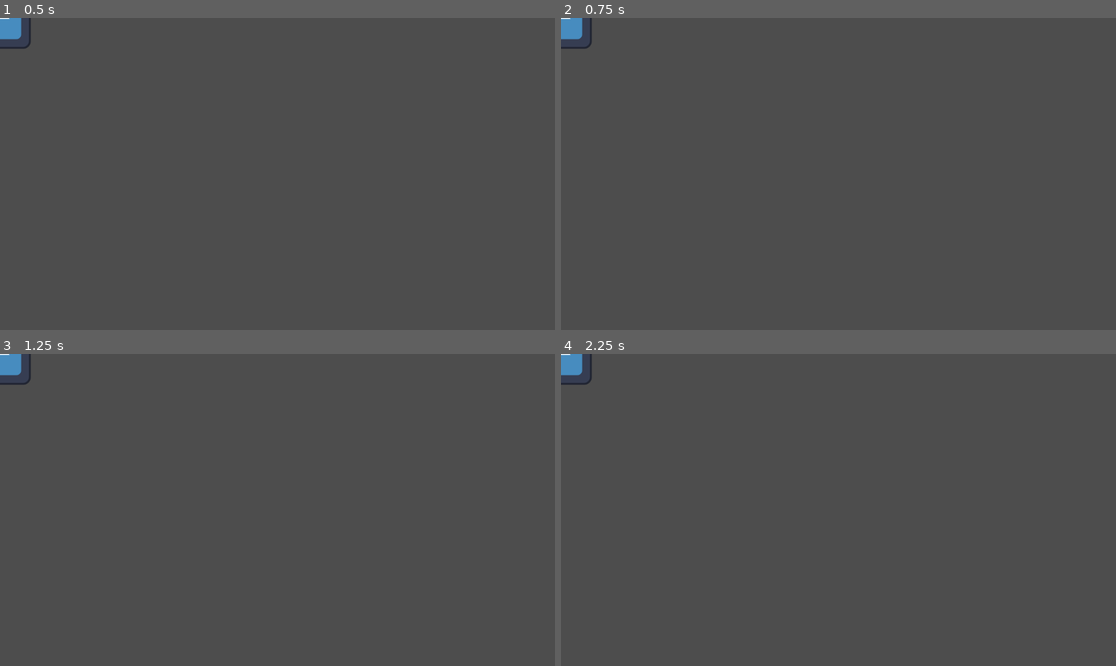
Above: before the commit, frames 1-4 (two rows, left to right).
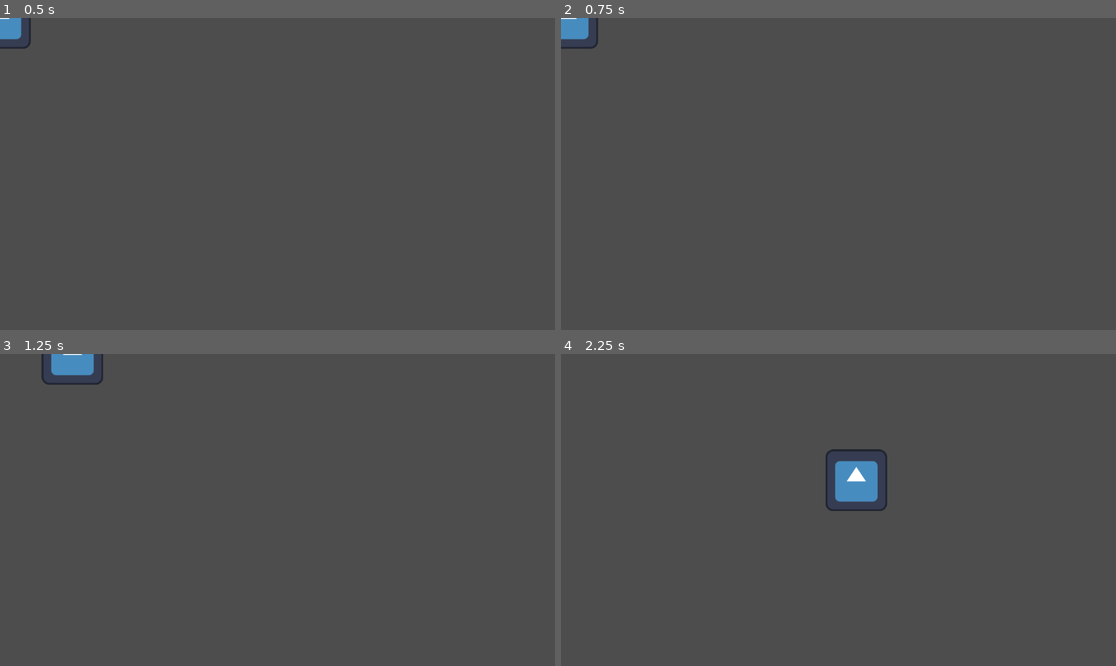
Above: after the commit, the same moments.

Repository: MauroEscalante-Hub/Symphony-of-the-Cryptids
Game: Godot game, scene res://Personaje.tscn
The game is run twice, just before and just after one commit, with the same random seed, the same clock (stepped at 60 frames per second) and the same inputs. Before the commit the project has no main scene; this scene is started directly in both runs. The engine's default icon, where the game draws it, is replaced by a stand-in: a white triangle on a blue panel in a dark square.
Inputs:
- Up to frame 1 (0.5 s): no input
- Up to frame 2 (0.75 s): tap Enter at 0.5 s; hold Right (ui_right) from 0.53 s (still down)
- Up to frame 3 (1.25 s): keep holding Right (ui_right)
- Up to frame 4 (2.25 s): release Right (ui_right) at 1.28 s; hold Down (ui_down) 1.28-2.03 s; hold Right (ui_right) from 2.03 s (still down)

Frame 1 is identical in both runs. In frame 2, 0.2% of the frame differs, in the area x 1-7%, y 0-10%; in frame 3, 1.0%; in frame 4, 1.7%, in the area x 0-59%, y 0-51%.

Commit message:
Primer movimiento del personaje
Se añadió un scripts y luego atreves de los inputs se mueve en horizontal y vertical

Diff:
--- /dev/null
+++ b/symphony-of-the-cryptids/Personaje.gd
@@ -0,0 +1,19 @@
+extends CharacterBody2D
+
+@export var speed: int = 10
+var direction = Vector2(0,0)
+
+func _physics_process(_delta):
+
+
+	if Input.is_action_pressed("ui_right"):
+		direction.x += 1
+	if Input.is_action_pressed("ui_left"):
+		direction.x -= 1
+	if Input.is_action_pressed("ui_down"):
+		direction.y += 1
+	if Input.is_action_pressed("ui_up"):
+		direction.y -= 1
+
+	velocity = direction * speed
+	move_and_slide()
--- a/symphony-of-the-cryptids/Personaje.tscn
+++ b/symphony-of-the-cryptids/Personaje.tscn
@@ -1,10 +1,12 @@
 [gd_scene format=3 uid="uid://cxy2tovds51bx"]
 
+[ext_resource type="Script" uid="uid://dnw1vne6vlr1s" path="res://Personaje.gd" id="1_48aib"]
 [ext_resource type="Texture2D" uid="uid://csl0mf4rq8it0" path="res://icon.svg" id="1_s7vd6"]
 
 [sub_resource type="RectangleShape2D" id="RectangleShape2D_48aib"]
 
 [node name="Personaje" type="CharacterBody2D" unique_id=1790913944]
+script = ExtResource("1_48aib")
 metadata/_edit_group_ = true
 
 [node name="Sprite2D" type="Sprite2D" parent="." unique_id=1598917696]
--- a/symphony-of-the-cryptids/project.godot
+++ b/symphony-of-the-cryptids/project.godot
@@ -11,6 +11,7 @@
 [application]
 
 config/name="Symphony of the Cryptids"
+run/main_scene="uid://cxy2tovds51bx"
 config/features=PackedStringArray("4.6", "GL Compatibility")
 config/icon="res://icon.svg"
 
Not shown, added: symphony-of-the-cryptids/Personaje.gd.uid
